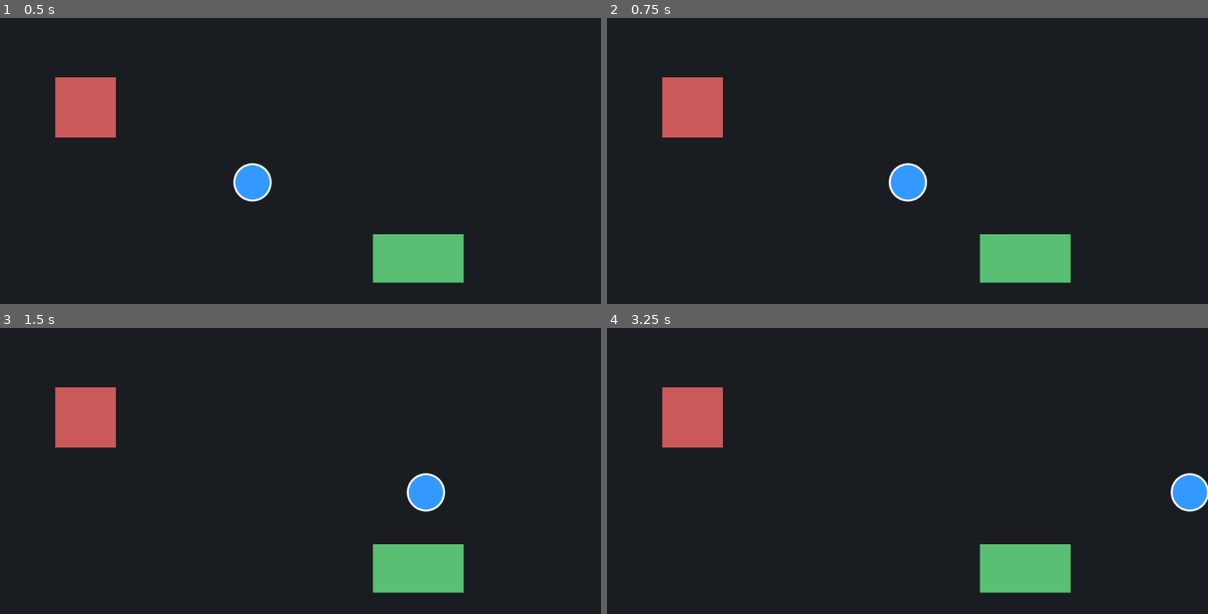
Above: before the commit, frames 1-4 (two rows, left to right).
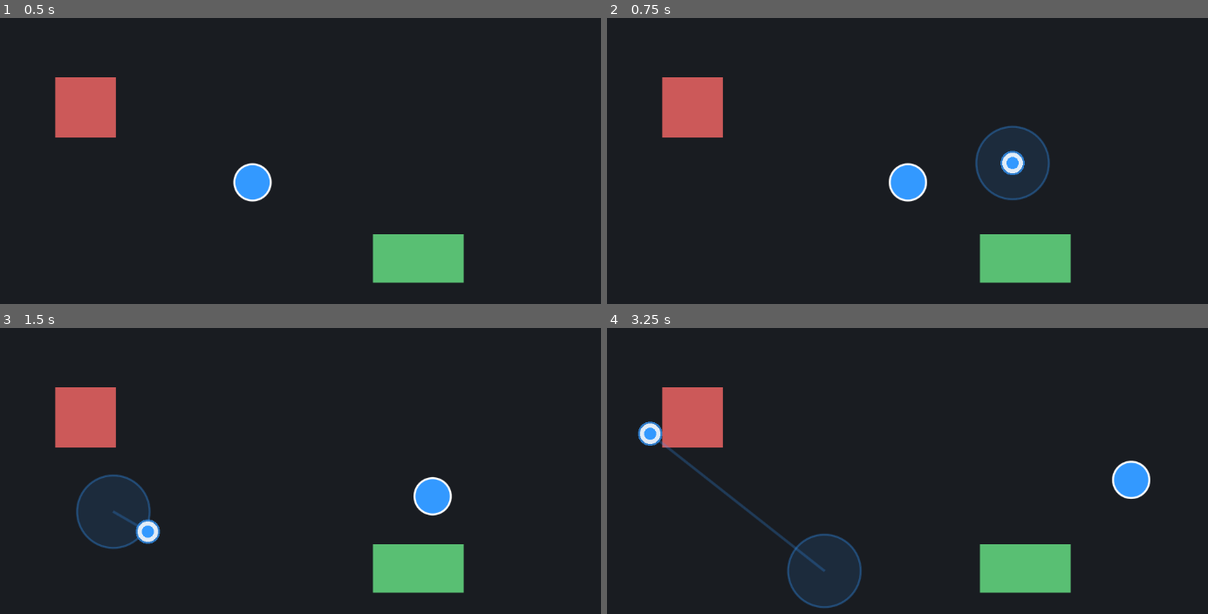
Above: after the commit, the same moments.

Repository: NaClemon/TopExtraction
Game: Godot game, scene res://main.tscn
Same seed, same stepped clock (60 frames per second), same inputs: the game is played once before the commit and once after it.
Inputs (mouse positions are in pixels of both pictures, inside the frame that each line leads up to):
- Up to frame 1 (0.5 s): no input
- Up to frame 2 (0.75 s): tap Enter at 0.5 s; move the mouse to (1015, 163) at 0.52 s; hold Right (ui_right) from 0.53 s (still down); click (1015, 163) at 0.67 s
- Up to frame 3 (1.5 s): release Right (ui_right) at 1.25 s; drag from (114, 511) to (216, 571) at 1.27 s
- Up to frame 4 (3.25 s): move the mouse to (931, 405) at 2.02 s; hold Right (ui_right) 2.03-2.75 s; click (931, 405) at 2.17 s; drag from (823, 571) to (649, 433) at 2.77 s

Frame 1 is identical in both runs. In frame 2, 2.6% of the frame differs, in the area x 61-74%, y 37-64%; in frame 3, 3.2%; in frame 4, 4.5%, in the area x 5-100%, y 32-99%.

Commit message:
Add touch movement

Diff:
--- a/player.gd
+++ b/player.gd
@@ -3,6 +3,16 @@
 @export var speed: float = 400.0
 @export var radius: float = 30.0
 @export var color: Color = Color(0.2, 0.6, 1.0) # Sleek blue
+
+# Touch movement parameters
+@export var drag_threshold: float = 10.0 # Minimum drag distance to trigger movement (pixels)
+@export var max_drag_distance: float = 120.0 # Distance for maximum speed (pixels)
+
+var touch_start_pos := Vector2.ZERO
+var touch_current_pos := Vector2.ZERO
+var is_touching := false
+var touch_vector := Vector2.ZERO
+var touch_indicator: Control
 
 func _ready() -> void:
 	# Queue redraw to draw the circle
@@ -13,11 +23,68 @@
 	if collision_shape and collision_shape.shape is CircleShape2D:
 		collision_shape.shape.radius = radius
 
+	# Create a CanvasLayer to overlay the touch joystick indicator on top of the viewport
+	var canvas_layer = CanvasLayer.new()
+	canvas_layer.layer = 100
+	add_child(canvas_layer)
+
+	touch_indicator = Control.new()
+	touch_indicator.anchor_right = 1.0
+	touch_indicator.anchor_bottom = 1.0
+	touch_indicator.mouse_filter = Control.MOUSE_FILTER_IGNORE
+	touch_indicator.draw.connect(_draw_touch_indicator)
+	canvas_layer.add_child(touch_indicator)
+
 func _draw() -> void:
 	# Draw a smooth anti-aliased circle
 	draw_circle(Vector2.ZERO, radius, color)
 	# Draw a white outline for a premium look
 	draw_arc(Vector2.ZERO, radius, 0.0, TAU, 64, Color(1.0, 1.0, 1.0), 2.0, true)
+
+func _draw_touch_indicator() -> void:
+	if not is_touching:
+		return
+
+	# Outer joystick base: translucent neon blue ring
+	touch_indicator.draw_circle(touch_start_pos, max_drag_distance * 0.5, Color(0.2, 0.6, 1.0, 0.12))
+	touch_indicator.draw_arc(touch_start_pos, max_drag_distance * 0.5, 0.0, TAU, 64, Color(0.2, 0.6, 1.0, 0.35), 2.0, true)
+
+	# Connecting guide line
+	if touch_vector.length() > 0:
+		touch_indicator.draw_line(touch_start_pos, touch_current_pos, Color(0.2, 0.6, 1.0, 0.25), 3.0, true)
+
+	# Inner joystick handle: premium sleek glowing blue knob
+	touch_indicator.draw_circle(touch_current_pos, 20.0, Color(0.2, 0.6, 1.0, 0.75))
+	touch_indicator.draw_circle(touch_current_pos, 17.0, Color(1.0, 1.0, 1.0, 0.85))
+	touch_indicator.draw_circle(touch_current_pos, 10.0, Color(0.2, 0.6, 1.0, 1.0))
+
+func _input(event: InputEvent) -> void:
+	if event is InputEventScreenTouch:
+		if event.pressed:
+			is_touching = true
+			touch_start_pos = event.position
+			touch_current_pos = event.position
+			touch_vector = Vector2.ZERO
+		else:
+			is_touching = false
+			touch_vector = Vector2.ZERO
+		if touch_indicator:
+			touch_indicator.queue_redraw()
+
+	elif event is InputEventScreenDrag and is_touching:
+		touch_current_pos = event.position
+		var raw_vector = touch_current_pos - touch_start_pos
+
+		# Check if the drag distance exceeds the threshold
+		if raw_vector.length() > drag_threshold:
+			var drag_len = min(raw_vector.length(), max_drag_distance)
+			# Standardize the drag vector between 0.0 and 1.0 based on distance
+			touch_vector = raw_vector.normalized() * (drag_len / max_drag_distance)
+		else:
+			touch_vector = Vector2.ZERO
+
+		if touch_indicator:
+			touch_indicator.queue_redraw()
 
 func _physics_process(_delta: float) -> void:
 	var input_vector := Vector2.ZERO
@@ -39,6 +106,9 @@
 
 	if input_vector.length() > 0:
 		input_vector = input_vector.normalized()
+	elif is_touching and touch_vector.length() > 0:
+		# Use mobile drag/swipe input if keyboard/UI is idle
+		input_vector = touch_vector
 
 	velocity = input_vector * speed
 	move_and_slide()
--- a/project.godot
+++ b/project.godot
@@ -15,6 +15,10 @@
 config/features=PackedStringArray("4.6", "GL Compatibility")
 config/icon="res://icon.svg"
 
+[input_devices]
+
+pointing/emulate_touch_from_mouse=true
+
 [physics]
 
 3d/physics_engine="Jolt Physics"
